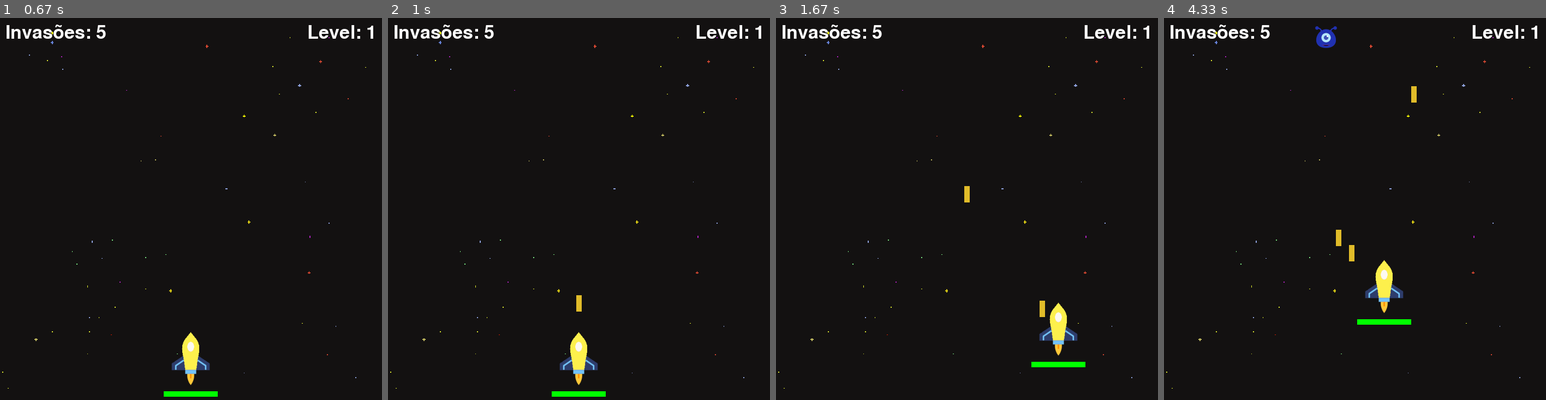
Above: before the commit, frames 1-4 (left to right).
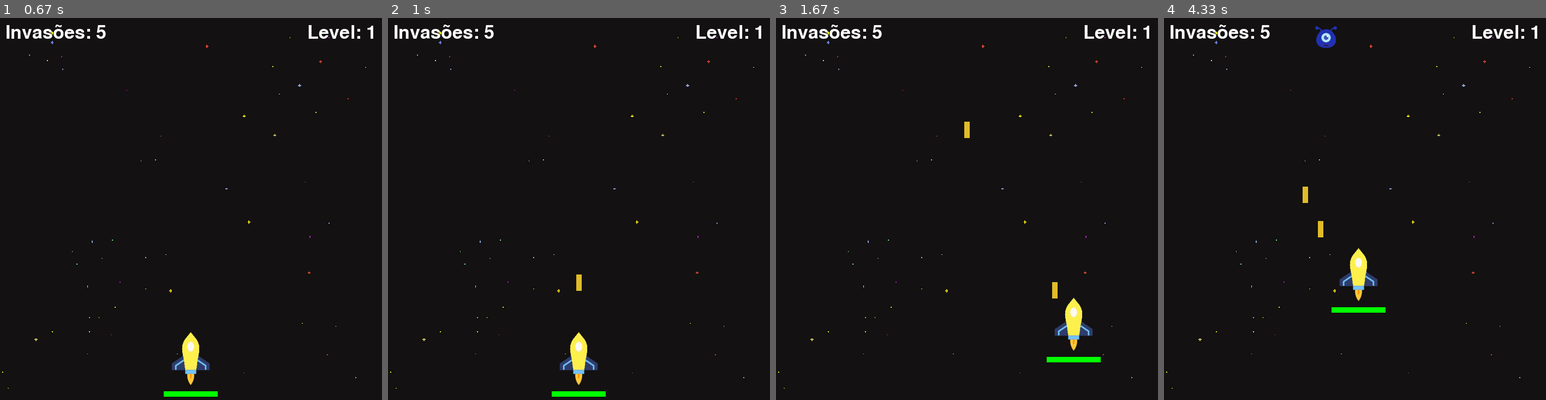
Above: after the commit, the same moments.

Repository: lavinyacorreia/PI-PYGAME
Game: pygame game, started from main.py
The game is run twice, just before and just after one commit, with the same random seed, the same clock (stepped at 60 frames per second) and the same inputs.
Inputs (mouse positions are in pixels of both pictures, inside the frame that each line leads up to):
- Up to frame 1 (0.67 s): press the mouse at (191, 308) at 0.37 s; move the mouse to (233, 254) at 0.47 s; release the mouse at (278, 201) at 0.6 s
- Up to frame 2 (1 s): tap Space at 0.67 s
- Up to frame 3 (1.67 s): hold Right 1-1.47 s; move the mouse to (974, 79) at 1.03 s; tap Space at 1.07, 1.37, 1.57 s; hold Up from 1.5 s (still down); move the mouse to (955, 144) at 1.53 s
- Up to frame 4 (4.33 s): release Up at 1.8 s; hold Right 1.83-2.3 s; move the mouse to (1240, 147) at 1.87 s; tap Space at 1.9, 2.2, 2.4, 2.7, 2.97, 3.3, 3.6, 3.73, 4.13 s; hold Left 2.33-2.87 s; move the mouse to (1267, 258) at 2.37 s; hold Down 2.9-3.2 s; move the mouse to (1259, 224) at 2.93 s; hold Left 3.23-3.63 s; move the mouse to (1492, 235) at 3.27 s; hold Up 3.67-4.03 s; move the mouse to (1305, 147) at 3.7 s; hold Right from 4.07 s (still down); move the mouse to (1248, 174) at 4.1 s

Frame 1 is identical in both runs. In frame 2, 0.1% of the frame differs, in the area x 49-51%, y 67-77%; in frame 3, 1.6%; in frame 4, 1.9%, in the area x 36-67%, y 17-81%.

Commit message:
Easter Egg - ligação com o nome do jogo

Diff:
--- a/main.py
+++ b/main.py
@@ -202,11 +202,11 @@
     main_font = pygame.font.SysFont("comicsans", 50)
     perdeu_font = pygame.font.SysFont("serif", 25)
 
-    velocidade_jogador = 6
+    velocidade_jogador = 7
     perdeu = False
     perdeu_conta = 0
 
-    laser_vel =5
+    laser_vel =7
     #aliens
     inimigos = []
     onda_inimigos = 5
@@ -283,6 +283,13 @@
             player.y -= velocidade_jogador
         if keys[pygame.K_DOWN] and player.y + velocidade_jogador + player.get_height() + 15<HEIGHT: #para baixo
             player.y += velocidade_jogador
+
+        #Easter Egg - Caso o jogador pressionar 314 (pi) ao mesmo tempo -> vida aumenta
+        # Regra -> o jogador precisa ter metade ou menos da barra de vida.
+        if keys[pygame.K_3] and keys[pygame.K_1] and keys[pygame.K_4]:
+            if player.health <= 50:
+                player.health = player.health + 5
+
         if keys[pygame.K_SPACE]: #atirar
             bulletSound = mixer.Sound("laser.wav")
             bulletSound.play()
--- a/tempCodeRunnerFile.py
+++ /dev/null
@@ -1,356 +0,0 @@
-
-import pygame
-import os
-import time
-import random
-from pygame import mixer
-pygame.font.init()
-
-WIDTH, HEIGHT = 700, 700
-WIN = pygame.display.set_mode((WIDTH, HEIGHT))
-pygame.display.set_caption("Invasão ao planeta PI")
-
-# Imagens - aliens
-RED_ALIEN = pygame.image.load(os.path.join("assets", "alien-red.png"))
-BLUE_ALIEN = pygame.image.load(os.path.join("assets", "alien-blue.png"))
-GREEN_ALIEN = pygame.image.load(os.path.join("assets", "alien-green.png"))
-
-# Nave do jogador
-YELLOW_SHIP = pygame.image.load(os.path.join("assets", "yellow_ship.png"))
-
-# Lasers
-RED_LASER = pygame.image.load(os.path.join("assets", "pixel_laser_red.png"))
-GREEN_LASER = pygame.image.load(os.path.join("assets", "pixel_laser_green.png"))
-BLUE_LASER = pygame.image.load(os.path.join("assets", "pixel_laser_blue.png"))
-YELLOW_LASER = pygame.image.load(os.path.join("assets", "pixel_laser_yellow.png"))
-
-# Plano de fundo
-BG = pygame.transform.scale(pygame.image.load(os.path.join("assets", "background-black.png")), (WIDTH, HEIGHT))
-
-mixer.music.load("background.wav")
-
-
-#Botão inicial
-class button():
-    def __init__(self, color, x,y,width,height, text=''):
-        self.color = color
-        self.x = x
-        self.y = y
-        self.width = width
-        self.height = height
-        self.text = text
-
-    def draw(self,WIN,outline=None):
-        #Call this method to draw the button on the screen
-        if outline:
-            pygame.draw.rect(WIN, outline, (self.x-2,self.y-2,self.width+4,self.height+4),0)
-
-        pygame.draw.rect(WIN, self.color, (self.x,self.y,self.width,self.height),0)
-
-        if self.text != '':
-            font = pygame.font.SysFont('comicsans', 60)
-            text = font.render(self.text, 1, (0,0,0))
-            WIN.blit(text, (self.x + (self.width/2 - text.get_width()/2), self.y + (self.height/2 - text.get_height()/2)))
-
-    def isOver(self, pos):
-        #Pos is the mouse position or a tuple of (x,y) coordinates
-        if pos[0] > self.x and pos[0] < self.x + self.width:
-            if pos[1] > self.y and pos[1] < self.y + self.height:
-                return True
-
-        return False
-
-#Classe abstrata para criar itens (aliens e nave)
-class Item:
-    COOLDOWN = 30
-
-    def __init__(self, x, y, health=100):
-        self.x = x
-        self.y = y
-        self.health = health
-        self.ship_img = None
-        self.laser_img = None
-        self.lasers = []
-        self.cool_down_counter = 0
-
-    def draw(self, window):
-        window.blit(self.ship_img, (self.x, self.y))
-        for laser in self.lasers:
-            laser.draw(window)
-
-    def move_lasers(self, vel, obj):
-        self.cooldown()
-        for laser in self.lasers:
-            laser.move(vel)
-            if laser.fora_janela(HEIGHT):
-                self.lasers.remove(laser)
-            elif laser.colisao(obj):
-                obj.health -= 10
-                self.lasers.remove(laser)
-
-    #Obter largura e altura do item
-    def get_width(self):
-        return self.ship_img.get_width()
-
-    def get_height(self):
-        return self.ship_img.get_height()
-
-    def cooldown(self):
-        if self.cool_down_counter >= self.COOLDOWN:
-            self.cool_down_counter = 0
-        elif self.cool_down_counter > 0:
-            self.cool_down_counter += 1
-
-    def atirar(self):
-        if self.cool_down_counter == 0:
-            laser = Laser(self.x, self.y, self.laser_img)
-            self.lasers.append(laser)
-            self.cool_down_counter = 1
-
-
-#Player - Herdando a classe Item
-class Player(Item):
-    def __init__(self, x, y, health=100):
-        super().__init__(x, y, health)
-        self.ship_img = YELLOW_SHIP
-        self.laser_img = YELLOW_LASER
-        self.mask = pygame.mask.from_surface(self.ship_img)
-        self.max_health=health
-
-    def move_lasers(self, vel, objs):
-        self.cooldown()
-        for laser in self.lasers:
-            laser.move(vel)
-            if laser.fora_janela(HEIGHT):
-                self.lasers.remove(laser)
-            else:
-                for obj in objs:
-                    if laser.colisao(obj):
-                        objs.remove(obj)
-                        if laser in self.lasers:
-                            self.lasers.remove(laser)
-
-    def draw(self, window):
-        super().draw(window)
-        self.healthbar(window)
-    #Barra de vida da nave espacial
-    def healthbar(self, window):
-        pygame.draw.rect(window, (255,0,0), (self.x, self.y + self.ship_img.get_height() + 10, self.ship_img.get_width(), 10))
-        pygame.draw.rect(window, (0,255,0), (self.x, self.y + self.ship_img.get_height() + 10, self.ship_img.get_width() * (self.health/self.max_health), 10))
-
-class Alien(Item):
-
-    #dicionário de cores
-    COLOR_ALIEN = {
-        "red": (RED_ALIEN, RED_LASER),
-        "green": (GREEN_ALIEN, GREEN_LASER),
-        "blue": (BLUE_ALIEN, BLUE_LASER)
-    }
-
-    def __init__(self, x, y, color, health=100):
-        super().__init__(x, y, health)
-        self.ship_img, self.laser_img = self.COLOR_ALIEN[color]
-        self.mask = pygame.mask.from_surface(self.ship_img)
-
-    def move(self, vel):
-        self.y += vel
-
-    def atirar(self):
-        if self.cool_down_counter == 0:
-            laser = Laser(self.x-25, self.y, self.laser_img)
-            self.lasers.append(laser)
-            self.cool_down_counter = 1
-
-
-class Laser:
-    def __init__(self, x, y, img):
-        self.x = x
-        self.y = y
-        self.img = img
-        self.mask = pygame.mask.from_surface(self.img)
-
-    def draw(self, window):
-        window.blit(self.img, (self.x, self.y))
-
-    def move(self, vel):
-        self.y += vel
-
-    #Retorna se o laser saiu da janela do jogo
-    def fora_janela(self, height):
-        return not(self.y < height and self.y >= 0)
-
-    def colisao(self, obj):
-        return colidir(self, obj)
-
-
-#Colisão dos objetos de acordo com os pixels preenchidos das imagens
-def colidir(obj1, obj2):
-    offset_x = obj2.x - obj1.x
-    offset_y = obj2.y - obj1.y
-    return obj1.mask.overlap(obj2.mask, (offset_x, offset_y)) != None
-
-
-def main():
-    run = True
-    FPS = 60
-    level = 0
-    lives = 5
-    main_font = pygame.font.SysFont("comicsans", 50)
-    perdeu_font = pygame.font.SysFont("serif", 25)
-
-    velocidade_jogador = 6
-    perdeu = False
-    perdeu_conta = 0
-
-    laser_vel =5
-    #aliens
-    inimigos = []
-    onda_inimigos = 5
-    velocidade_inimigo = 2
-
-
-
-    player = Player(300, 575)
-
-    clock = pygame.time.Clock()
-
-    #Desenho do jogo
-    def redraw_window():
-        WIN.blit(BG, (0,0))
-
-         # Sound
-
-        mixer.music.play(-1)
-
-        #Texto
-        lives_label = main_font.render(f"Invasões: {lives}", 1, (255,255,255))
-        level_label = main_font.render(f"Level: {level}", 1, (255,255,255))
-        WIN.blit(lives_label, (10, 10))
-        WIN.blit(level_label, (WIDTH - level_label.get_width() - 10, 10))
-
-        for inimigo in inimigos:
-            inimigo.draw(WIN)
-
-        player.draw(WIN)
-
-        if perdeu:
-            perdeu_label2 = main_font.render("VOCÊ PERDEU!", 1, (255,255,255))
-            WIN.blit(perdeu_label2, (WIDTH/2 - perdeu_label2.get_width()/2, 300))
-
-            perdeu_label = perdeu_font.render("- Sempre foi mais fácil destruir do que criar.", 1, (255,255,255))
-            WIN.blit(perdeu_label, (WIDTH/2 - perdeu_label.get_width()/2, 350))
-
-
-        pygame.display.update()
-
-    while run:
-        clock.tick(FPS)
-        redraw_window()
-
-        if lives <= 0 or player.health <= 0:
-            perdeu = True
-            perdeu_conta += 1
-
-        #Fechar o jogo após perda e contagem de 3 segundos
-        if perdeu:
-            if perdeu_conta > FPS * 3:
-                run = False
-            else:
-                continue
-
-        if len(inimigos) == 0:
-            level += 1
-            onda_inimigos += 5
-            #Todos os aliens com mesma velocidade, porém com posições iniciais diferentes
-            for i in range(onda_inimigos):
-                # __init__(self, x, y, color, health=100):
-                inimigo = Alien(random.randrange(50, WIDTH-100), random.randrange(-1500, -100), random.choice(["red", "blue", "green"]))
-                inimigos.append(inimigo)
-
-
-        #Fechar o programa
-        for event in pygame.event.get():
-            if event.type == pygame.QUIT:
-                quit()
-
-        #Ação dos botões
-        keys = pygame.key.get_pressed()
-        if keys[pygame.K_LEFT] and player.x - velocidade_jogador > 0: #esquerda
-            player.x -= velocidade_jogador
-        if keys[pygame.K_RIGHT] and player.x + velocidade_jogador +  player.get_width() < WIDTH: #direita
-            player.x += velocidade_jogador
-        if keys[pygame.K_UP] and player.y - velocidade_jogador > 0: #para cima
-            player.y -= velocidade_jogador
-        if keys[pygame.K_DOWN] and player.y + velocidade_jogador + player.get_height() + 15<HEIGHT: #para baixo
-            player.y += velocidade_jogador
-        if keys[pygame.K_SPACE]: #atirar
-            player.atirar()
-
-        for inimigo in inimigos:
-            inimigo.move(velocidade_inimigo)
-            inimigo.move_lasers(laser_vel, player)
-            #Alien atira na nave
-            if random.randrange(0, 4*60) == 1:
-                inimigo.atirar()
-
-            if colidir(inimigo, player):
-                player.health -= 10
-                inimigos.remove(inimigo)
-
-            #se o alien estiver fora da tela - remover
-            if inimigo.y + inimigo.get_height() > HEIGHT:
-                lives -=1
-                inimigos.remove(inimigo)
-
-        player.move_lasers(-laser_vel, inimigos)
-
-def main_menu():
-    run = True
-    BotaoVerde = button((0,255,0), 275, 480, 150, 100, 'PLAY')
-    title_font = pygame.font.SysFont("comicsans", 35)
-    title_font2 = pygame.font.SysFont("serif", 35)
-    while run:
-        WIN.blit(BG, (0,0))
-
-        title_label = title_font.render("REGRAS DO JOGO", 1, (255,255,255))
-        WIN.blit(title_label, (WIDTH/2 - title_label.get_width()/2, 100))
-
-        title_label2 = title_font.render("1.ATIRE NELES! Pressione a barra de espaço.", 1, (255,255,255))
-        WIN.blit(title_label2, (WIDTH/2 - title_label2.get_width()/2, 150))
-
-        title_label3 = title_font.render("2.MOVA-SE! Utilize as setas de direção.", 1, (255,255,255))
-        WIN.blit(title_label3, (WIDTH/2 - title_label3.get_width()/2, 200))
-
-        title_label4 = title_font.render("3.CUIDADO! Laser causa dano na espacionave.", 1, (255,255,255))
-        WIN.blit(title_label4, (WIDTH/2 - title_label4.get_width()/2, 250))
-
-        title_label5 = title_font.render("4.ATENÇÃO! Limite de invasões: 5 aliens.", 1, (255,255,255))
-        WIN.blit(title_label5, (WIDTH/2 - title_label5.get_width()/2, 300))
-
-        title_label6 = title_font.render("5.PERDEU! Invasões ou barra de vida zerados.", 1, (255,255,255))
-        WIN.blit(title_label6, (WIDTH/2 - title_label6.get_width()/2, 350))
-
-        title_label6 = title_font.render("6.PRÓXIMO NÍVEL! O número de aliens aumenta.", 1, (255,255,255))
-        WIN.blit(title_label6, (WIDTH/2 - title_label6.get_width()/2, 400))
-
-        title_label7 = title_font2.render("- Vida longa e próspera.", 1, (255,255,255))
-        WIN.blit(title_label7, (WIDTH/1.5 - title_label7.get_width()/2, 640))
-
-        BotaoVerde.draw(WIN, (0,0,0))
-        pygame.display.update()
-
-        for event in pygame.event.get():
-            pos = pygame.mouse.get_pos()
-            if event.type == pygame.QUIT:
-                run = False
-            if BotaoVerde.isOver(pos):
-                if event.type == pygame.MOUSEBUTTONDOWN:
-                    main()
-            if event.type == pygame.MOUSEMOTION:
-                if BotaoVerde.isOver(pos):
-                    BotaoVerde.color = (0,187,45)
-                else:
-                    BotaoVerde.color = (0,0,255)
-    pygame.quit()
-
-main_menu()
